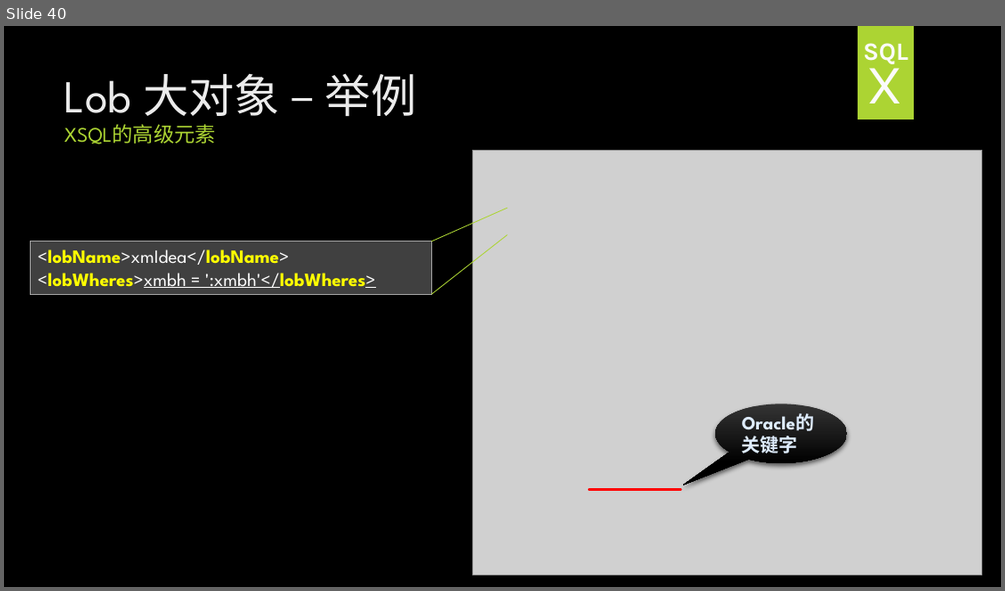
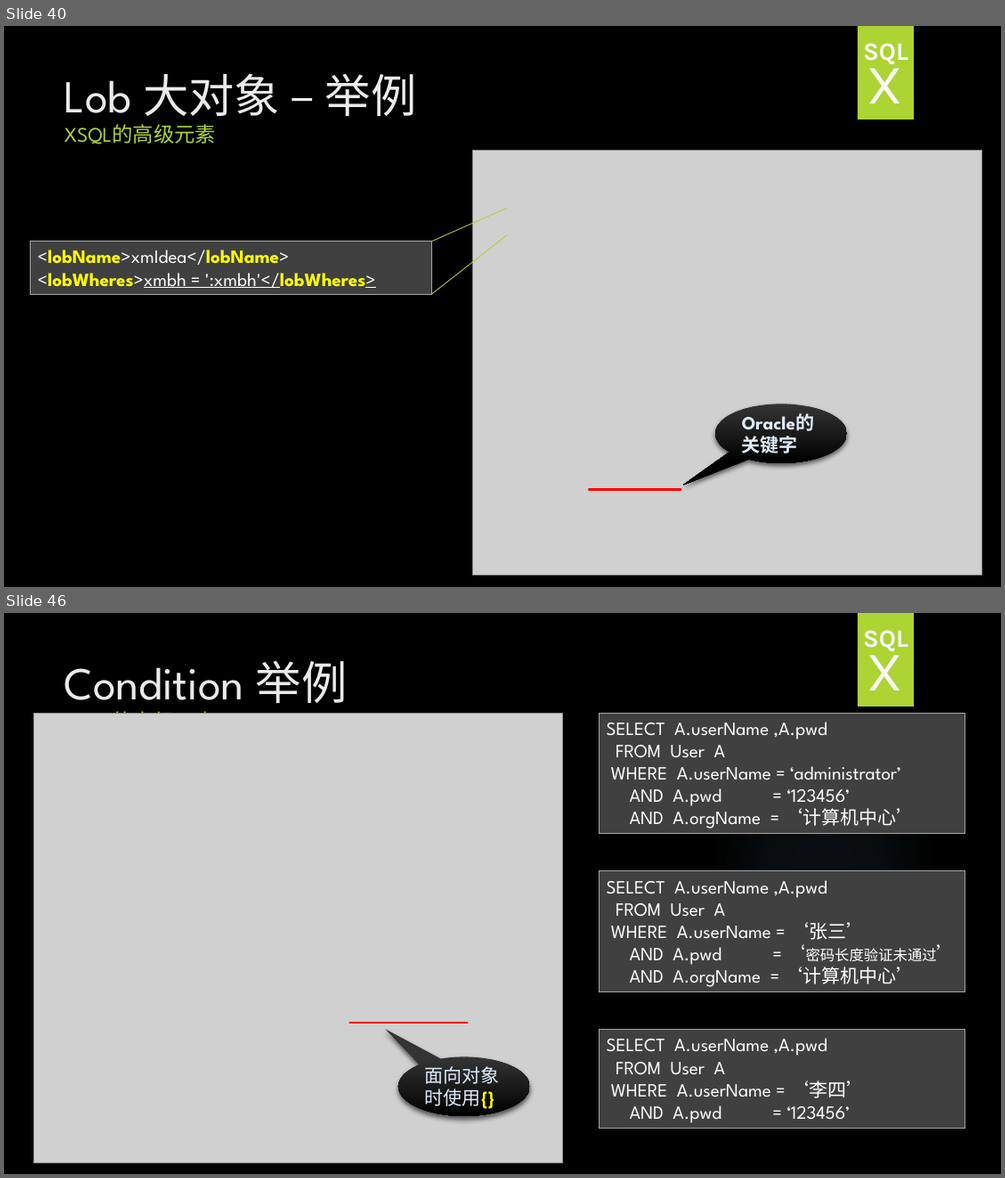
Before and after one commit to HY-ZhengWei/hy.common.XJava, a slide deck: doc/XSQL技术交流.pptx. Shown one above the other, each under a label of ours: slide 40 before the commit, slides 40 and 46 after it; the slides between them are not shown. The pictures are 1005x591 and 1005x1178 pixels, drawn with LibreOffice and Linux fonts; fonts in the diff are those of the drawing; grey boxes stand for pictures; background and template pictures are left out. Boxes give left, top, right and bottom in pixels: in the first picture for what was removed or moved away, otherwise in the second. Text is boxed around its words. In the diff, an @@ line names an element or a change of style, - is before the commit and + after.

```diff
--- a/doc/XSQL技术交流.pptx
+++ b/doc/XSQL技术交流.pptx
@@ slide 46 added at <box>4,613,1001,1174</box>, background picture (left out); not listed: 1 template element that a slide beside it also shows @@
@@ text added at <box>863,630,908,651</box>, 24 pt, text pattern #EBEBEB on #FBFBFB, bold @@
+SQL
@@ title added at <box>65,660,348,714</box>, 44 pt, text #EBEBEB @@
+Condition 举例
+XSQL的高级元素
@@ text added at <box>867,640,903,690</box>, 54 pt, text pattern #EBEBEB on #FBFBFB @@
+X
@@ picture added at <box>34,713,563,1163</box> @@
@@ rectangle added at <box>599,713,966,834</box>, fill #404040, outline #A6A6A6 0.75 pt, 18 pt, text #FFFFFF @@
+SELECT A.userName ,A.pwd
+FROM User A
+WHERE A.userName = ‘administrator’
+AND A.pwd = ‘123456’
+AND A.orgName = ‘计算机中心’
@@ ellipse added at <box>708,750,938,981</box>, fill gradient #7AC4F0 @@
@@ rectangle added at <box>599,871,966,992</box>, fill #404040, outline #A6A6A6 0.75 pt, 18 pt, text #FFFFFF @@
+SELECT A.userName ,A.pwd
+FROM User A
+WHERE A.userName = ‘张三’
+AND A.pwd = ‘密码长度验证未通过’
+AND A.orgName = ‘计算机中心’
@@ line added from (349, 1022) to (467, 1022), #FF0000 2.25 pt @@
@@ rectangle added at <box>599,1030,966,1127</box>, fill #404040, outline #A6A6A6 0.75 pt, 18 pt, text #FFFFFF @@
+SELECT A.userName ,A.pwd
+FROM User A
+WHERE A.userName = ‘李四’
+AND A.pwd = ‘123456’
@@ speech bubble added at <box>398,1056,530,1116</box>, fill gradient #353535 to #000000, 18 pt, text #DEECFD @@
+面向对象时使用{}
```
Also in this commit, not shown: 1 slide changed, 11 other slides added.
